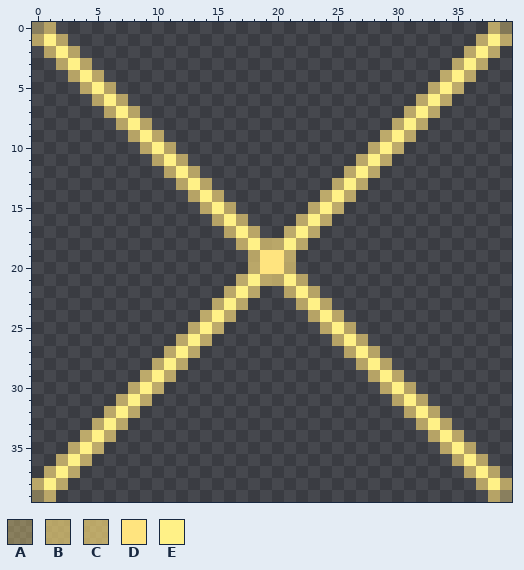
Edited in one commit: pixel-art sprite (MentorAndMentees/MentorAndMentees/Assets/Assets.xcassets/close.imageset/close.png). The picture above was drawn from the file before the commit.
The file is 40x40 pixels. Pixels under 10% opacity are left out. Colours within 5 levels of each other are drawn and written as one.
Palette (. is transparent): A #f0d47765  B #f3d577ab  C #f2d578b1  D #ffe47f  E #fff187
And afterwards:
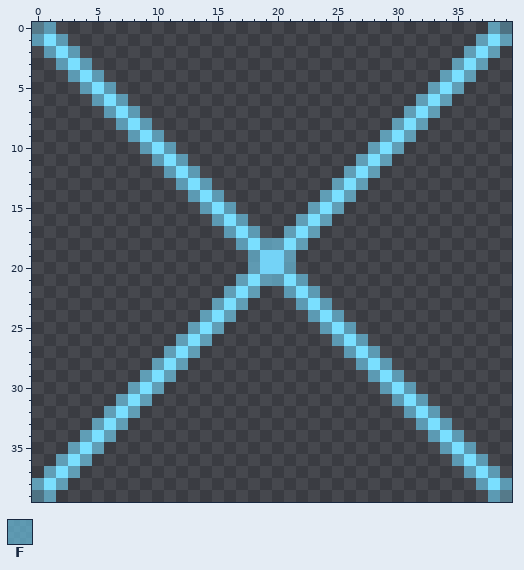
Colours new in this view: F #6dc6e8a6
Changes in this commit:
colour A: #f0d47765 -> #6dc5e665
colour B: #f3d577ab -> #6cc5e6af
colour D: #ffe47f -> #74d3f7
colour E: #fff187 -> #7adfff
y 4: x 5 C -> B; x 34 C -> B
y 5: x 4 C -> B; x 35 C -> B
y 9: x 10 C -> B; x 29 C -> B
y 10: x 9 C -> B; x 30 C -> B
y 14: x 15 C -> B; x 24 C -> B
y 15: x 14 C -> B; x 25 C -> B
y 17: x 18 C -> B; x 21 C -> B
y 18: x 17 C -> B; x 19..20 BB -> FF
y 19..20: x 18 B -> F; x 21 B -> F
y 21: x 17 C -> B; x 19..20 BB -> FF
y 24: x 14 C -> B; x 25 C -> B
y 25: x 15 C -> B; x 24 C -> B
y 29: x 9 C -> B; x 30 C -> B
y 30: x 10 C -> B; x 29 C -> B
y 34: x 4 C -> B; x 35 C -> B
y 35: x 5 C -> B; x 34 C -> B
